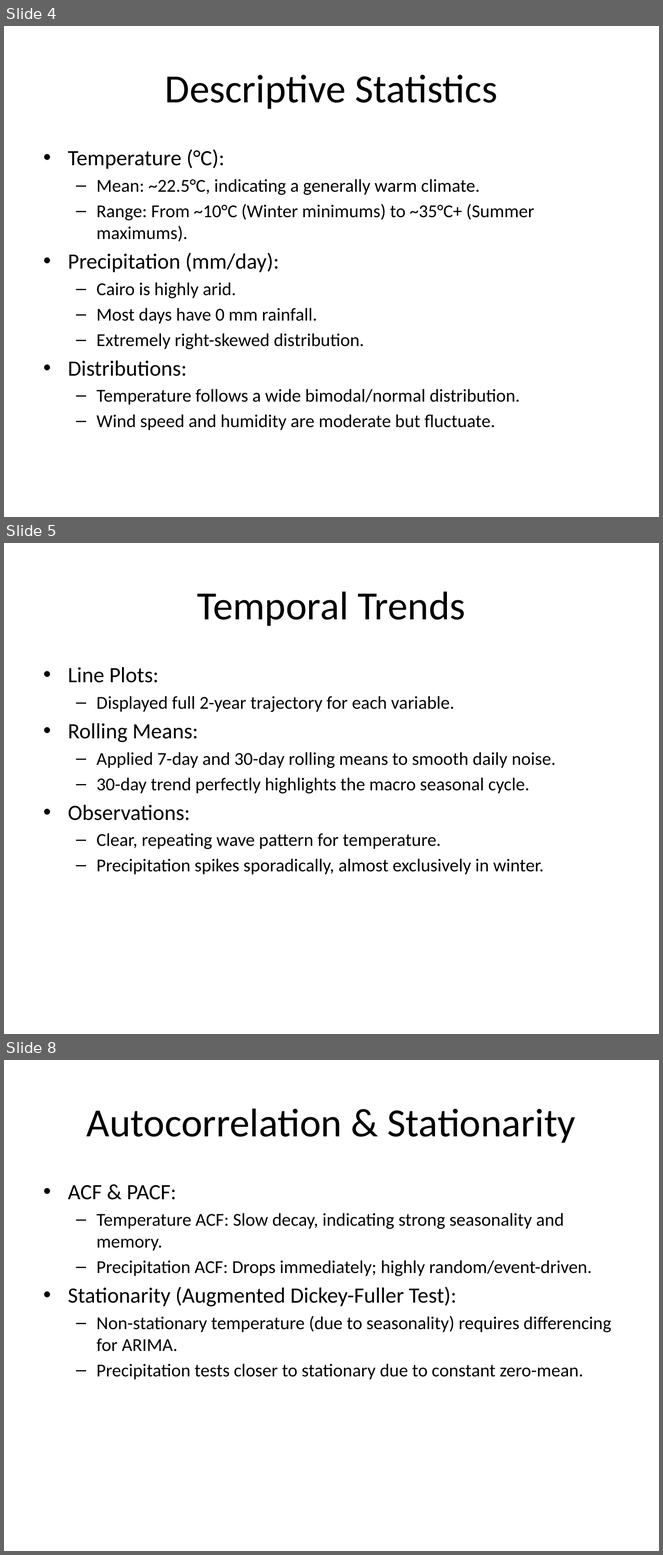
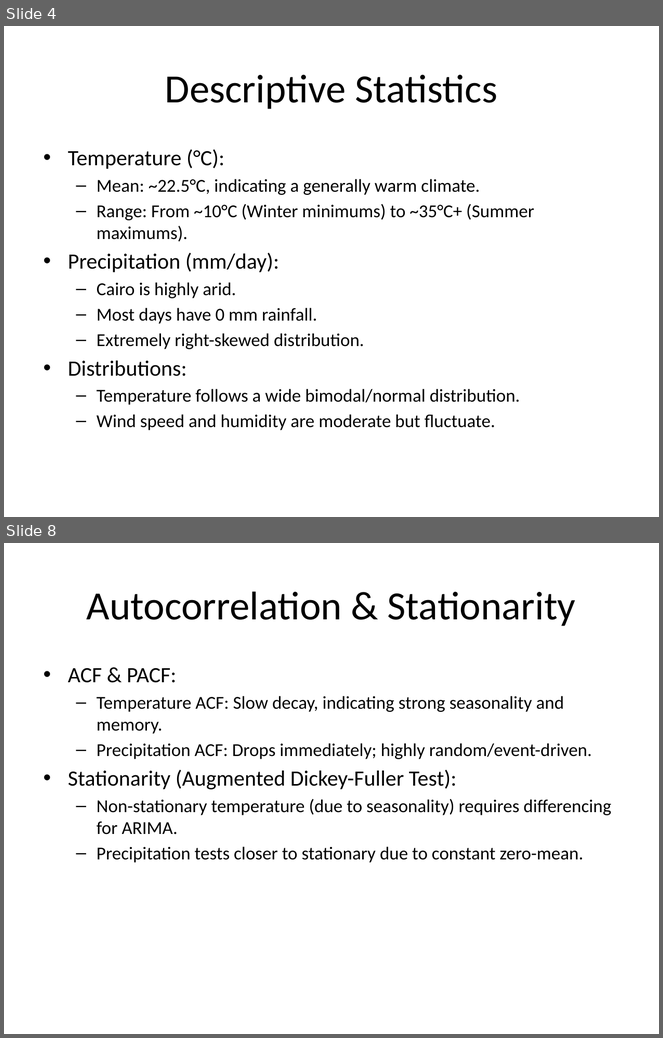
Before and after one commit to ToqaGhozlan/Machine_Learning_Summer_Intern_R5, a slide deck: ahmed essam tasks/task4/Task4_Presentation.pptx. Shown one above the other, each under a label of ours: slides 4, 5 and 8 before the commit, slides 4 and 8 after it; the slides between them are not shown. The pictures are 663x1555 and 663x1038 pixels, drawn with LibreOffice and Linux fonts; fonts in the diff are those of the drawing. Boxes give left, top, right and bottom in pixels: in the first picture for what was removed or moved away, otherwise in the second. Text is boxed around its words. In the diff, an @@ line names an element or a change of style, - is before the commit and + after.

```diff
--- a/ahmed essam tasks/task4/Task4_Presentation.pptx
+++ b/ahmed essam tasks/task4/Task4_Presentation.pptx
@@ slide 5 removed at [4, 543, 659, 1034], background #FFFFFF @@
@@ title removed at [197, 591, 466, 626] @@
-Temporal Trends
@@ text removed at [68, 667, 556, 875] @@
-• Line Plots:
-  – Displayed full 2-year trajectory for each variable.
-• Rolling Means:
-  – Applied 7-day and 30-day rolling means to smooth daily noise.
-  – 30-day trend perfectly highlights the macro seasonal cycle.
-• Observations:
-  – Clear, repeating wave pattern for temperature.
-  – Precipitation spikes sporadically, almost exclusively in winter.
```
Also in this commit, not shown: 4 slides changed, 2 slides added, 1 other slide removed.
